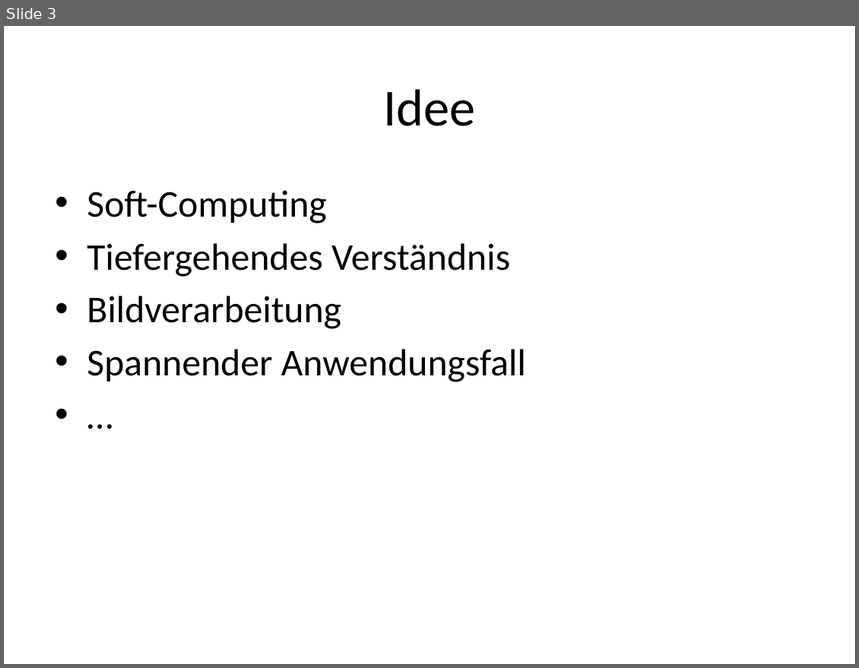
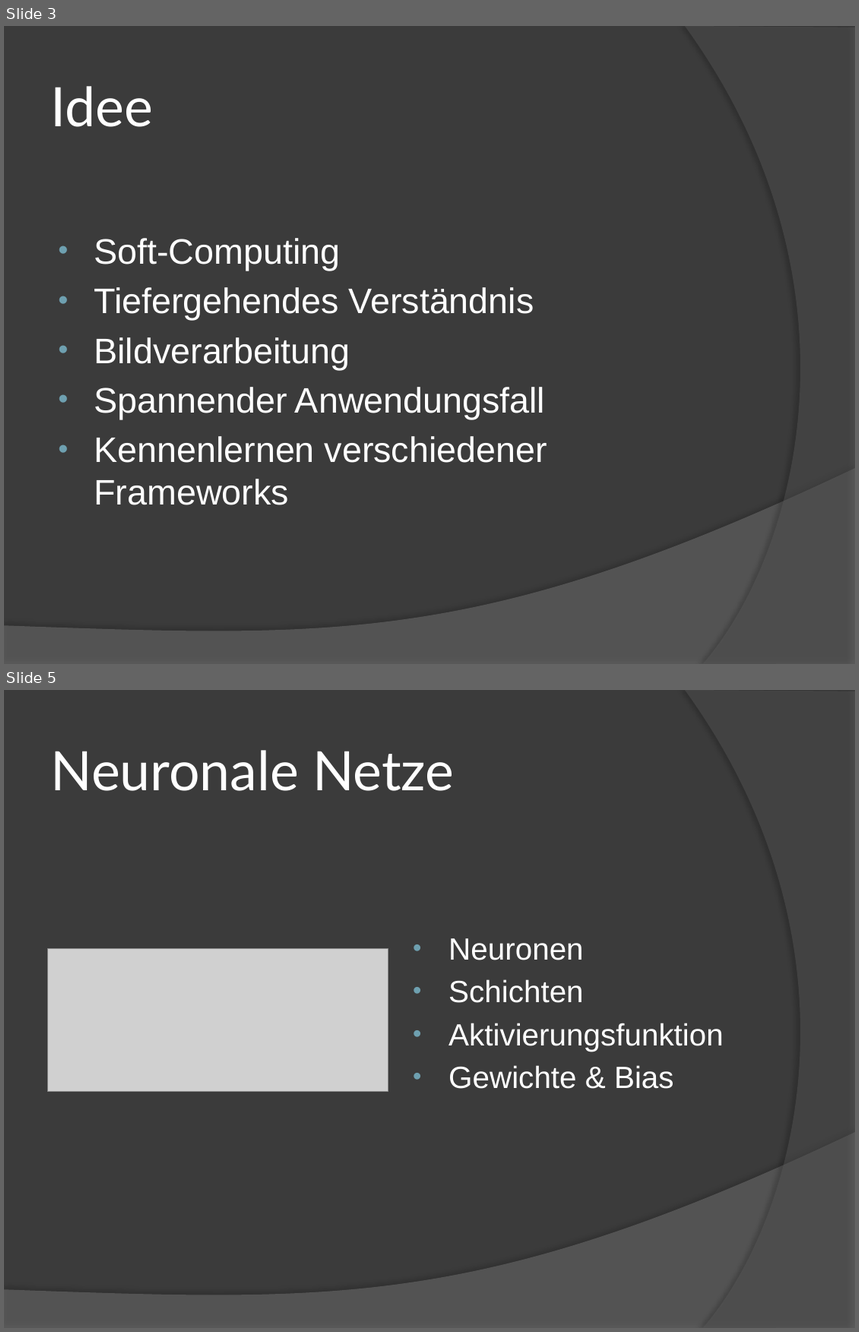
Before and after one commit to schroedingerskatze42/project, a slide deck: documentation/presentation/Image Deobfuscation.pptx. Shown one above the other, each under a label of ours: slide 3 before the commit, slides 3 and 5 after it; the slides between them are not shown. The pictures are 859x668 and 859x1332 pixels, drawn with LibreOffice and Linux fonts; fonts in the diff are those of the drawing; grey boxes stand for pictures. Boxes give left, top, right and bottom in pixels: in the first picture for what was removed or moved away, otherwise in the second. Text is boxed around its words. In the diff, an @@ line names an element or a change of style, - is before the commit and + after.

```diff
--- a/documentation/presentation/Image Deobfuscation.pptx
+++ b/documentation/presentation/Image Deobfuscation.pptx
@@ slide 5 added at bbox=[4, 690, 855, 1328], background #3B3B3B; not listed: 2 template elements that a slide beside it also shows @@
@@ title added at bbox=[51, 750, 454, 791], 46 pt, text #FFFFFF @@
+Neuronale Netze
@@ text added at bbox=[449, 939, 724, 1089], 26 pt, text #FFFFFF @@
+• Neuronen
+• Schichten
+• Aktivierungsfunktion
+• Gewichte & Bias
@@ picture added at bbox=[47, 948, 388, 1092] @@
@@ slide 3 changed as well @@
@@ background #FFFFFF to #3B3B3B @@
@@ freeform shape added at bbox=[685, 26, 855, 664], fill #5E5E5E at 40% opacity @@
@@ title "Idee" at bbox=[51, 86, 153, 127]: size 44 to 46 pt, font Calibri to Lato, text colour #000000 to #FFFFFF; alignment centre to left @@
@@ text at bbox=[94, 238, 545, 420]: size 32 to 30 pt, font Calibri to Arial, text colour #000000 to #FFFFFF in "Soft-Computing", "Tiefergehendes Verständnis", "Bildverarbeitung", "Spannender Anwendungsfall"; indent changed @@
@@ text at bbox=[94, 436, 547, 506]: text changed; size 32 to 30 pt; font Calibri to Arial; text colour #000000 to #FFFFFF @@
-• …
+• Kennenlernen verschiedener Frameworks
@@ freeform shape added at bbox=[4, 468, 855, 664], fill #7F7F7F at 45% opacity @@
```
Also in this commit, not shown: 5 other slides changed, 9 other slides added, 7 slides removed, 14 other files.
